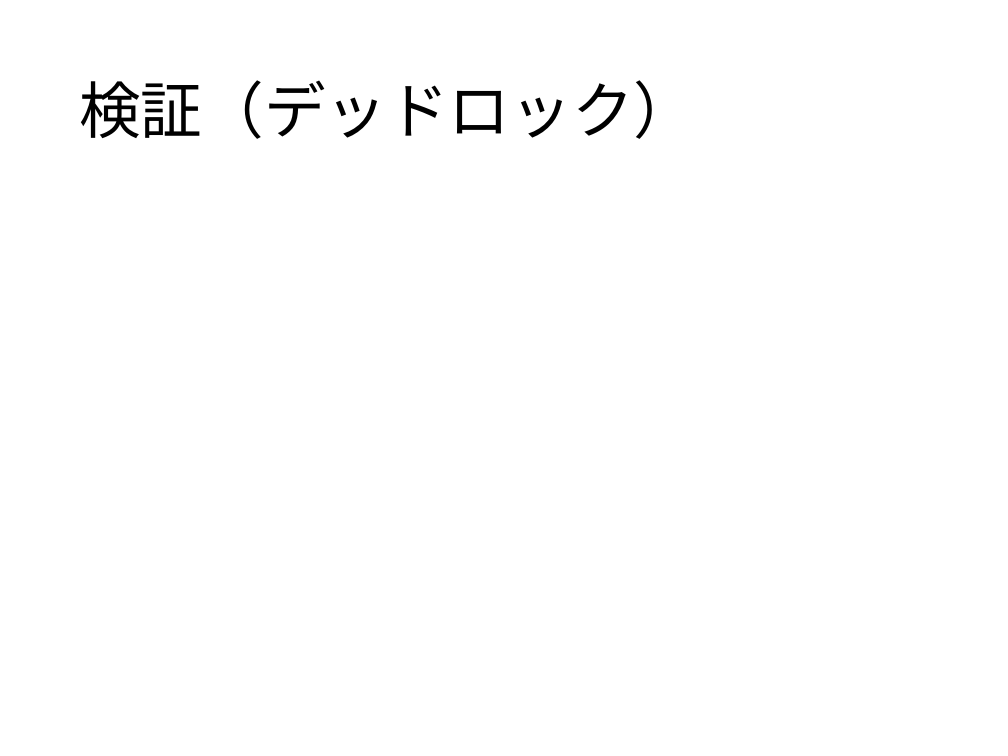
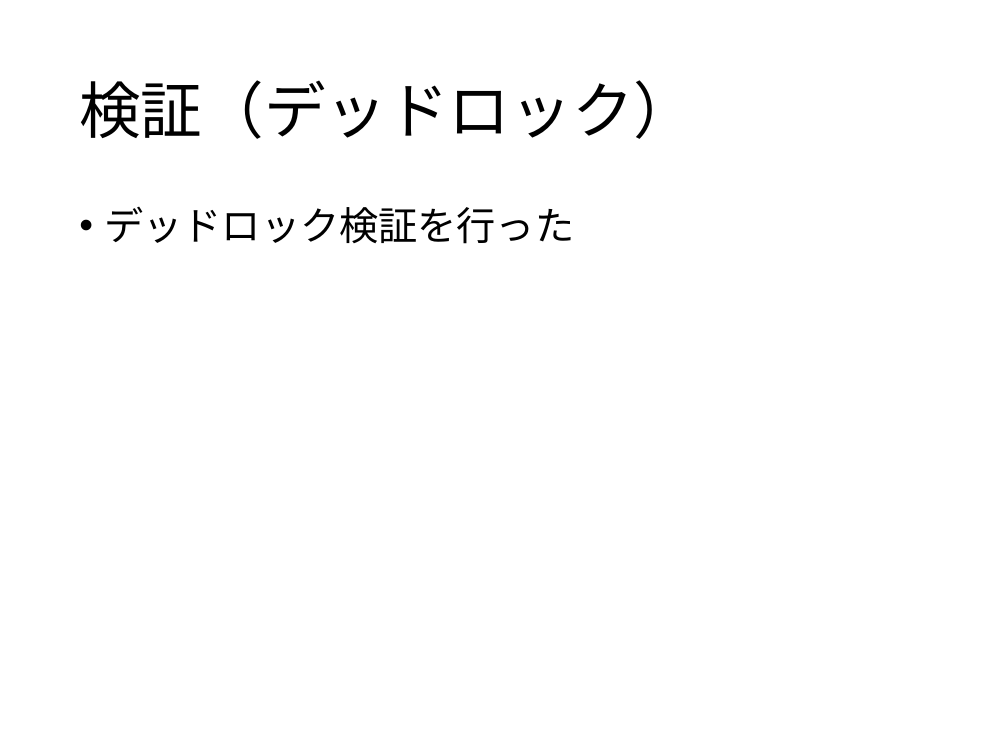
Before and after one commit to Sahara62/graduateResearch, a slide deck: slide 10 of GraduateSlide.pptx (slide 9 before the commit). Drawn at 1008x756 pixels with LibreOffice and Linux fonts; fonts in the diff are those of the drawing. Boxes give left, top, right and bottom in pixels: in the first picture for what was removed or moved away, otherwise in the second. Text is boxed around its words. In the diff, an @@ line names an element or a change of style, - is before the commit and + after.

```diff
--- a/GraduateSlide.pptx
+++ b/GraduateSlide.pptx
@@ text added at bbox=[105, 206, 575, 244], 28 pt, text #000000 @@
+• デッドロック検証を行った
```
Also in this commit, not shown: 9 other slides changed, 1 slide added, 1 other file.
